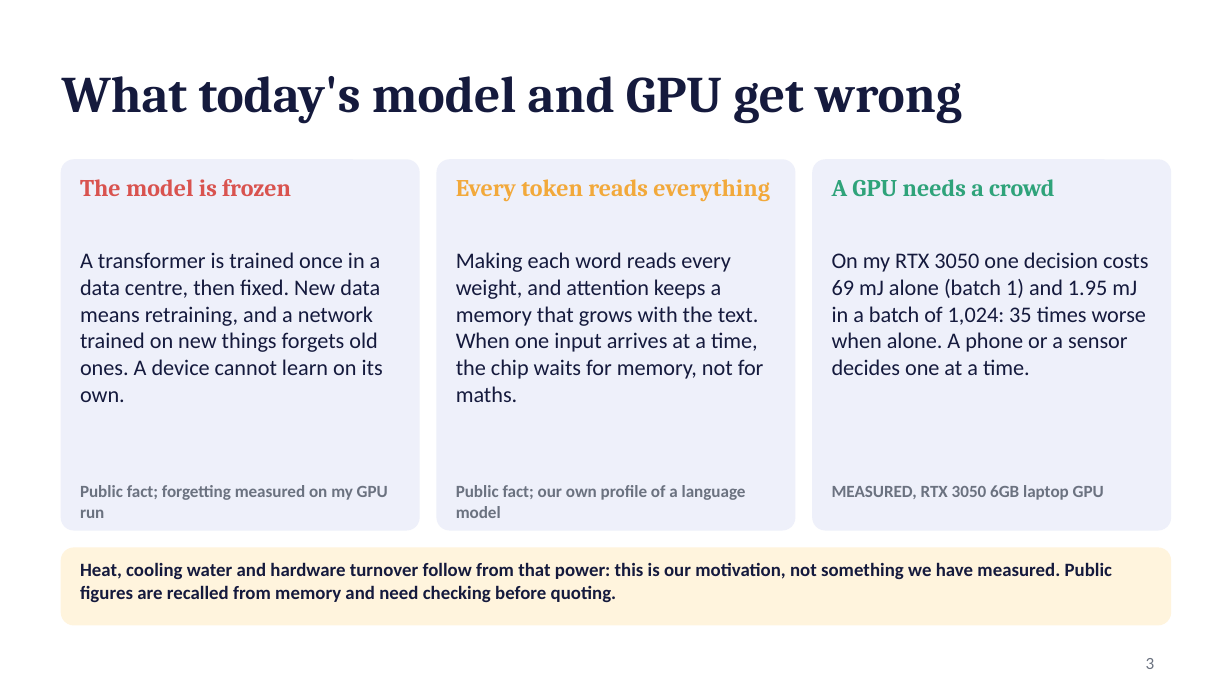
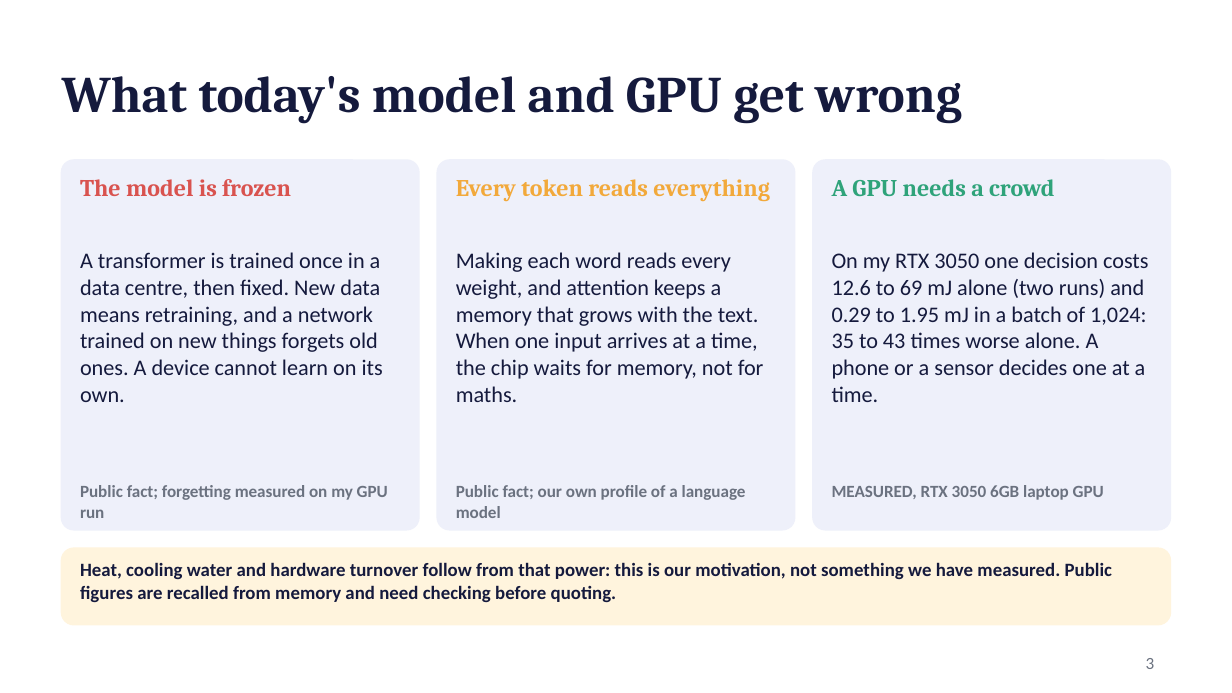
Before and after one commit to kurosaki11op-art/gpu2.0, a slide deck: slide 3 of docs/L_pitch_final.pptx. Drawn at 1232x693 pixels with LibreOffice and Linux fonts; fonts in the diff are those of the drawing. Boxes give left, top, right and bottom in pixels: in the first picture for what was removed or moved away, otherwise in the second. Text is boxed around its words. In the diff, an @@ line names an element or a change of style, - is before the commit and + after.

```diff
--- a/docs/L_pitch_final.pptx
+++ b/docs/L_pitch_final.pptx
@@ text at (832,252,1148,402): text changed @@
-On my RTX 3050 one decision costs 69 mJ alone (batch 1) and 1.95 mJ in a batch of 1,024: 35 times worse when alone. A phone or a sensor decides one at a time.
+On my RTX 3050 one decision costs 12.6 to 69 mJ alone (two runs) and 0.29 to 1.95 mJ in a batch of 1,024: 35 to 43 times worse alone. A phone or a sensor decides one at a time.
```
Also in this commit, not shown: 5 other files.
